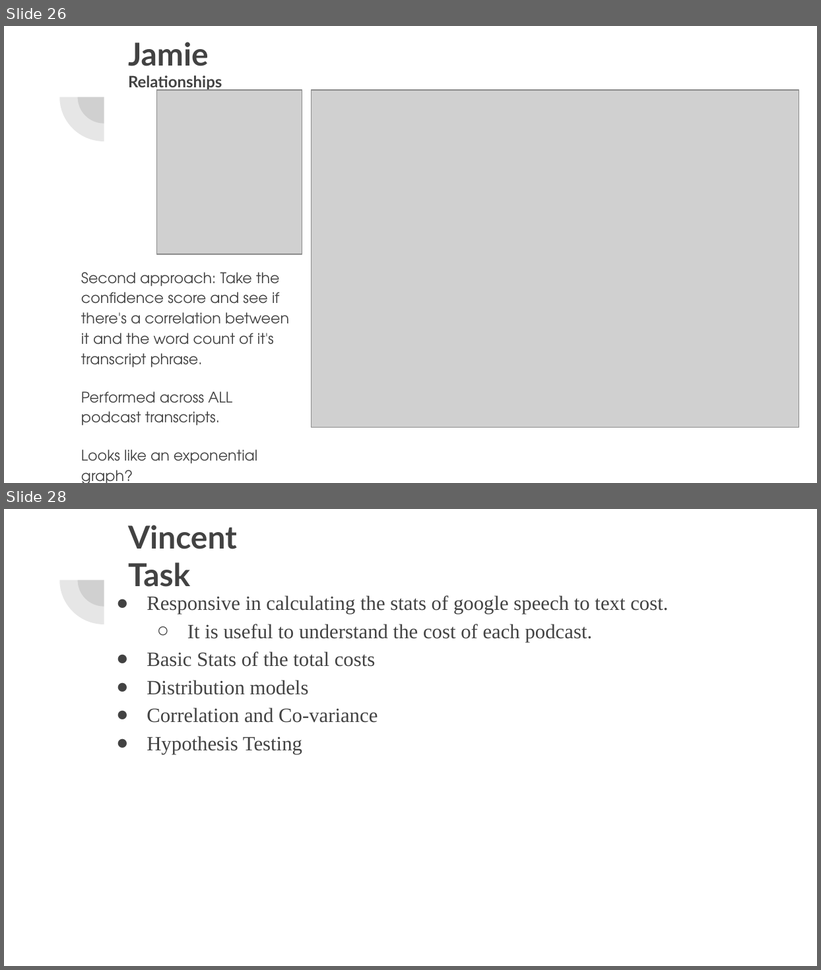
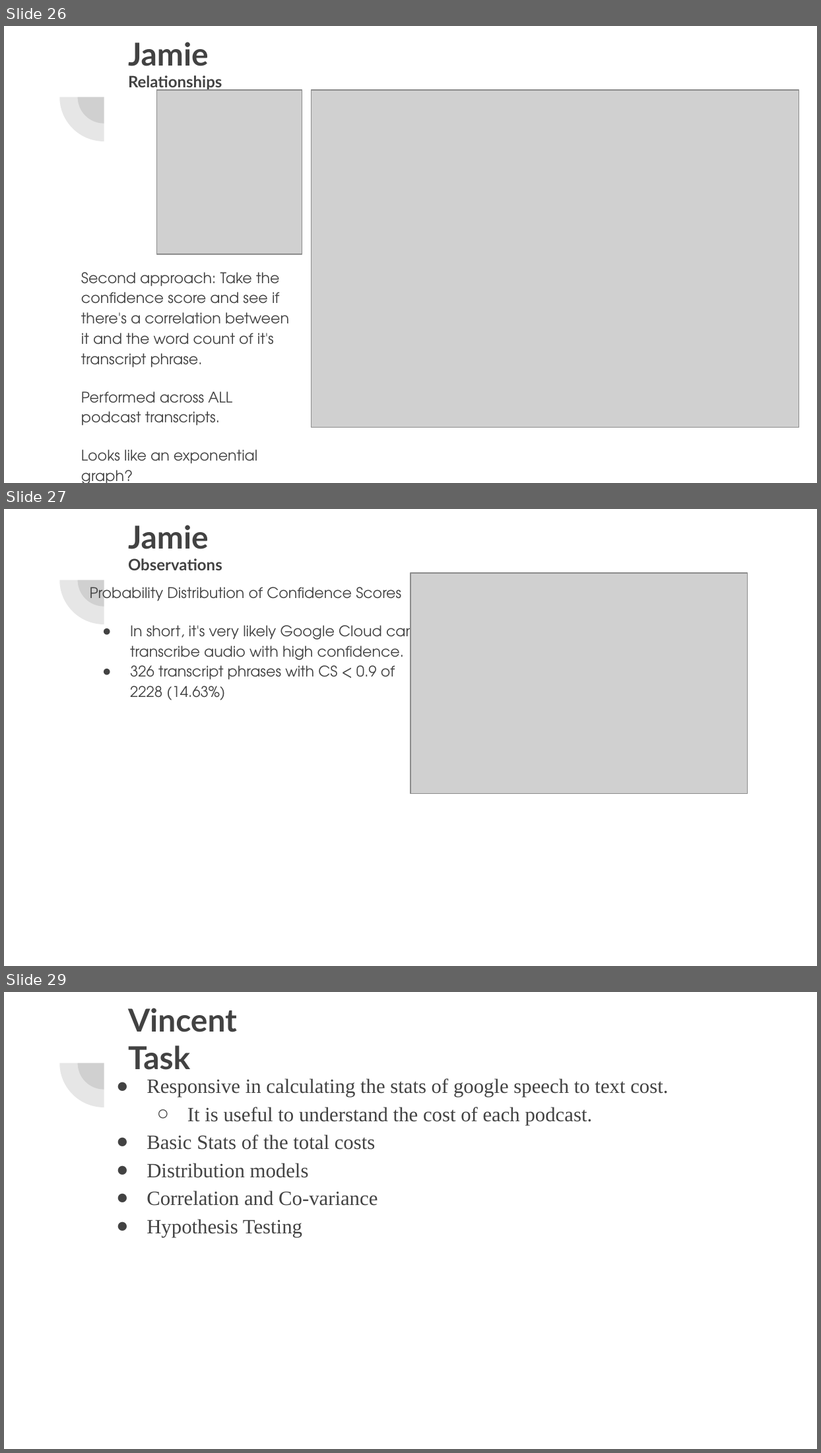
Before and after one commit to UNCG-CSE/Podknow, a slide deck: doc/Podknow_ Statistics.pptx. Shown one above the other, each under a label of ours: slides 26 and 28 before the commit, slides 26, 27 and 29 after it; the slides between them are not shown. The pictures are 821x970 and 821x1453 pixels, drawn with LibreOffice and Linux fonts; fonts in the diff are those of the drawing; grey boxes stand for pictures. Boxes give left, top, right and bottom in pixels: in the first picture for what was removed or moved away, otherwise in the second. Text is boxed around its words. In the diff, an @@ line names an element or a change of style, - is before the commit and + after.

```diff
--- a/doc/Podknow_ Statistics.pptx
+++ b/doc/Podknow_ Statistics.pptx
@@ slide 27 added at <box>4,509,817,966</box>, background #FFFFFF; not listed: 2 template elements that a slide beside it also shows @@
@@ title added at <box>128,525,222,570</box>, 14 pt, text #424242, bold @@
+Jamie
+Observations
@@ text added at <box>90,583,415,700</box>, 13 pt, text #424242 @@
+Probability Distribution of Confidence Scores
+● In short, it's very likely Google Cloud can transcribe audio with high confidence.
+● 326 transcript phrases with CS < 0.9 of 2228 (14.63%)
@@ picture added at <box>411,573,748,794</box> @@
@@ what was slide 28 is now slide 29 @@
```
Also in this commit, not shown: 1 slide changed.
